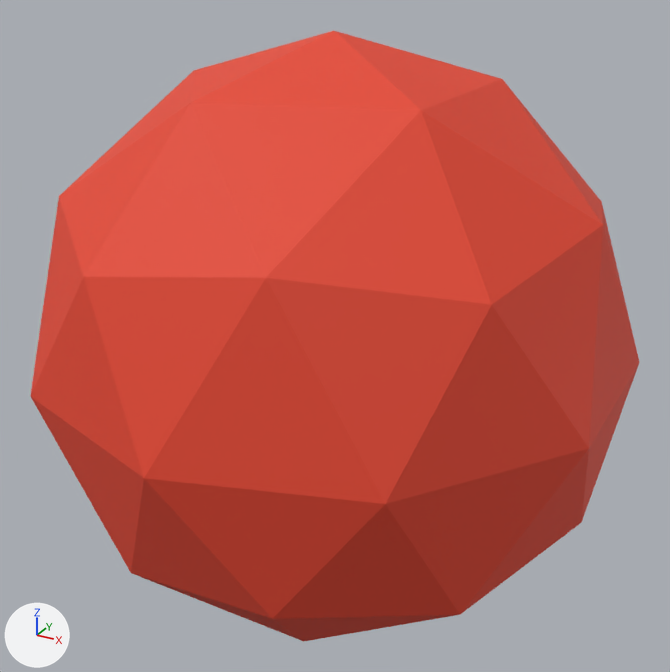
What one commit did to the FBX model media/models/atom/atom.fbx.
Before and after are seen from a camera (50 mm lens) standing at (0.836, -1.517, 0.765) and looking at (0.001, 0.003, 0.005). The lights are fixed; the arrows at lower left show +X, +Y and +Z.
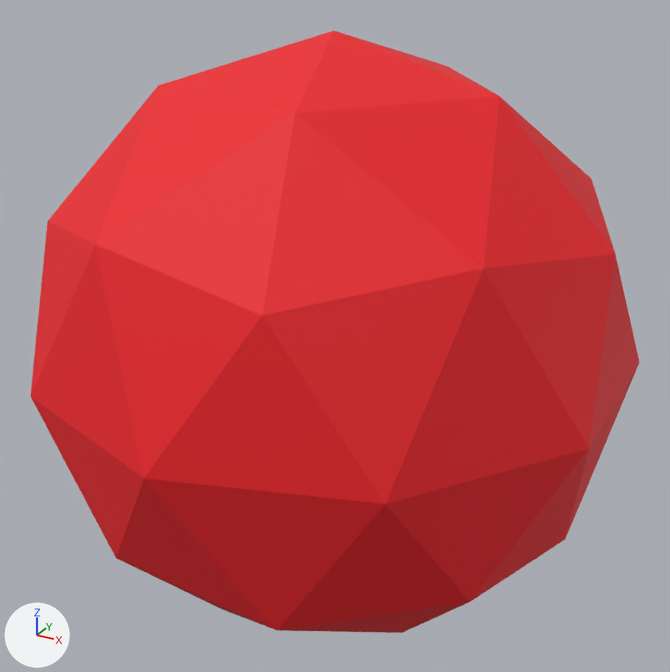
The change, as a list of edits to the scene's bpy script:
```text
Add img_atom_png:
    img_atom_png = load_image('atom.png', 'atom.png', 256, 256, 'sRGB')
Change mat_material_001:
    remove mat_material_001.base_color = (0.8, 0.0635, 0.0291)  # red #e74730
    add mat_material_001.texture = img_atom_png
Change ob_icosphere:
    ob_icosphere.rotation_euler: (0.0, 0.0, -3.142) -> (0.0, 0.0, 0.0)  # degrees (0, 0, -180) -> degrees (0, 0, 0)
```

Changed parts and their boxes (x1, y1, x2, y2) in the pictures (670 x 672 px):
'Icosphere', surface changed, turned: before (31, 31, 639, 641); after (31, 31, 639, 633)
